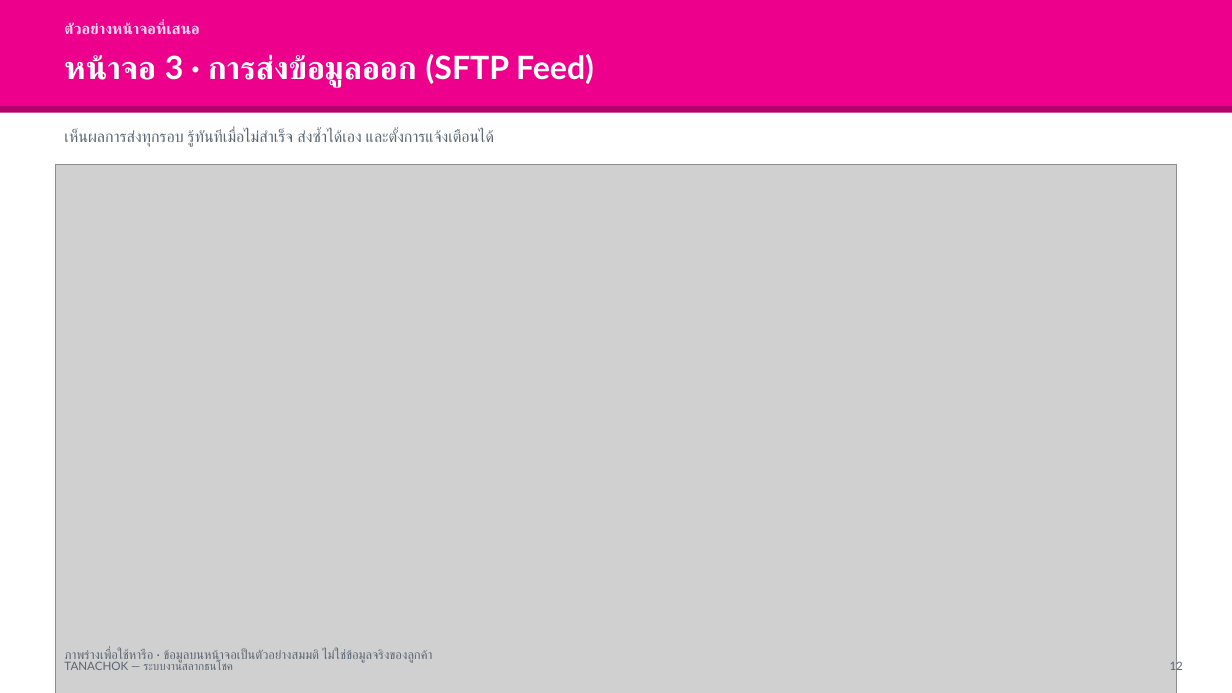
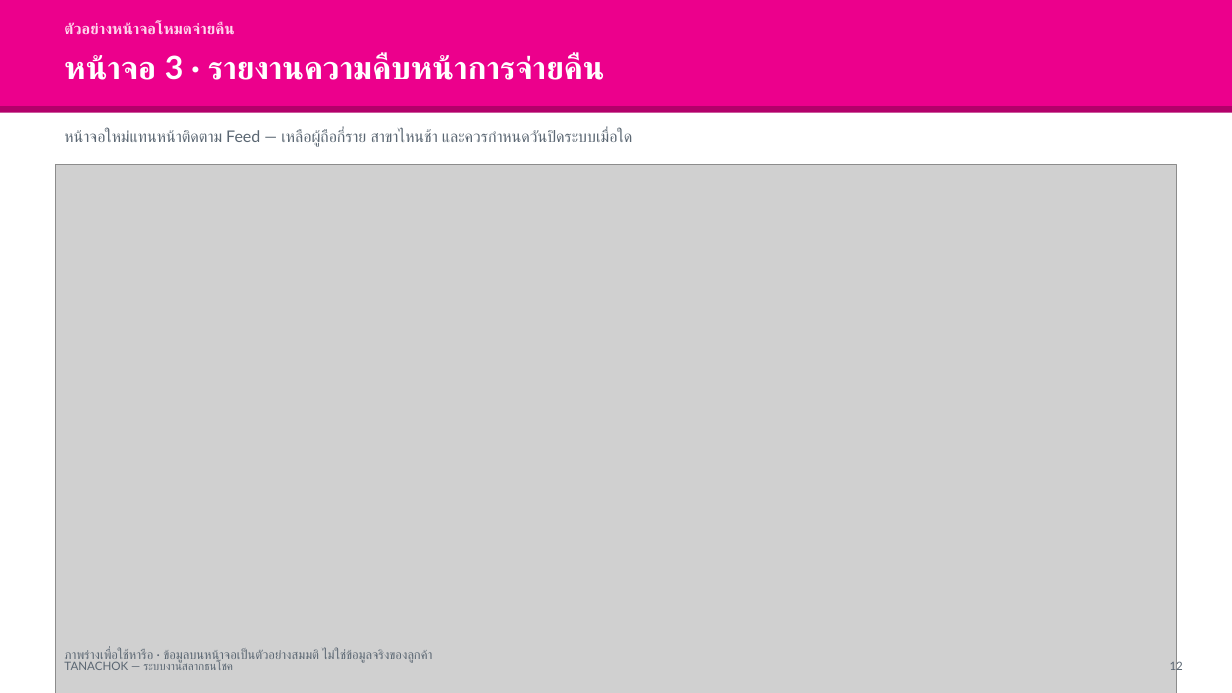
Before and after one commit to supachaitw/line-bot-images, a slide deck: slide 12 of docs/tanachok-production-slides.pptx. Drawn at 1232x693 pixels with LibreOffice and Linux fonts; fonts in the diff are those of the drawing; grey boxes stand for pictures. Boxes give left, top, right and bottom in pixels: in the first picture for what was removed or moved away, otherwise in the second. Text is boxed around its words. In the diff, an @@ line names an element or a change of style, - is before the commit and + after.

```diff
--- a/docs/tanachok-production-slides.pptx
+++ b/docs/tanachok-production-slides.pptx
@@ text at (64, 22, 235, 35): text changed @@
-ตัวอย่างหน้าจอที่เสนอ
+ตัวอย่างหน้าจอโหมดจ่ายคืน
@@ text at (64, 53, 604, 80): text changed @@
-หน้าจอ 3 · การส่งข้อมูลออก (SFTP Feed)
+หน้าจอ 3 · รายงานความคืบหน้าการจ่ายคืน
@@ text at (64, 129, 632, 147): text changed @@
-เห็นผลการส่งทุกรอบ รู้ทันทีเมื่อไม่สำเร็จ ส่งซ้ำได้เอง และตั้งการแจ้งเตือนได้
+หน้าจอใหม่แทนหน้าติดตาม Feed — เหลือผู้ถือกี่ราย สาขาไหนช้า และควรกำหนดวันปิดระบบเมื่อใด
```
Also in this commit, not shown: 6 other slides changed, 7 slides added, 7 slides removed, 9 other files.
